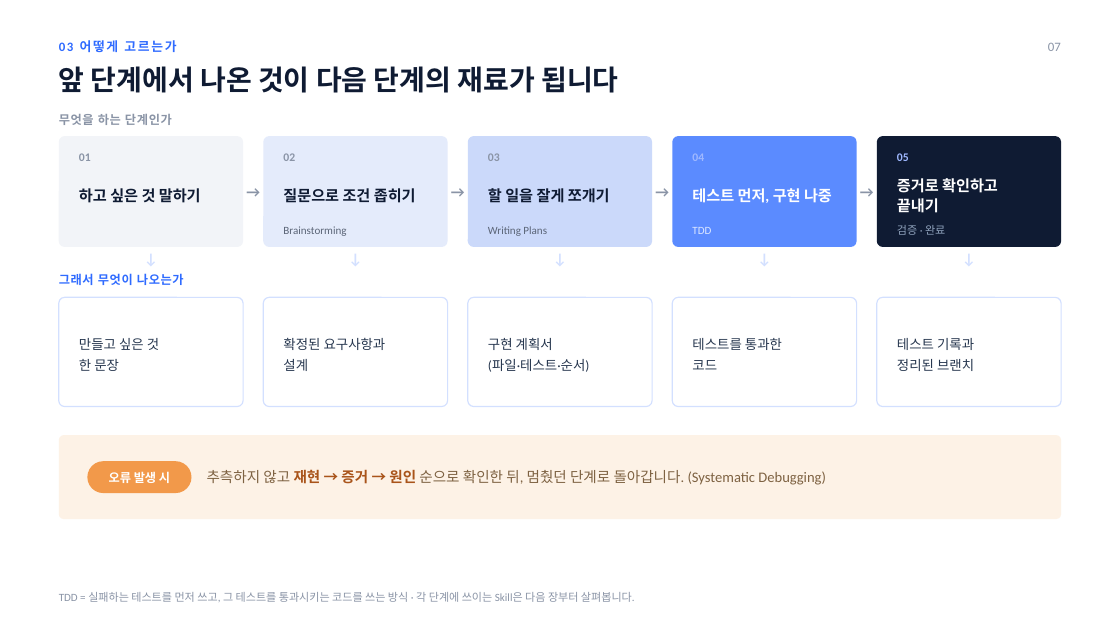
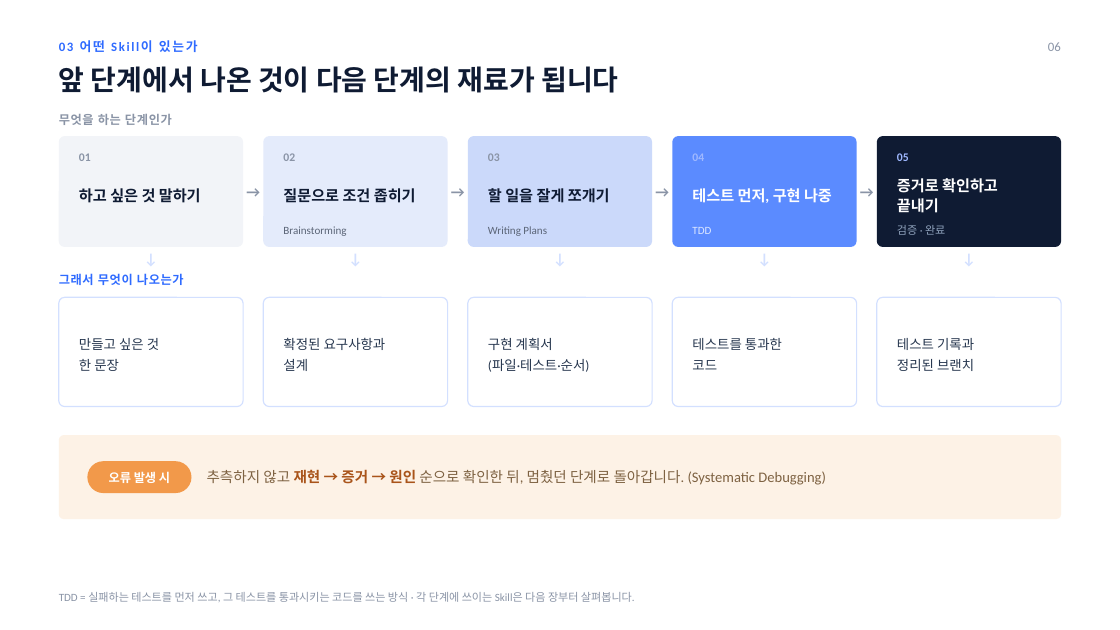
Before and after one commit to jmkm0520-glitch/Study, a slide deck: slide 6 of presentation/Superpowers_Codex_10min.pptx (slide 7 before the commit). Drawn at 1120x630 pixels with LibreOffice and Linux fonts; fonts in the diff are those of the drawing. Boxes give left, top, right and bottom in pixels: in the first picture for what was removed or moved away, otherwise in the second. Text is boxed around its words. In the diff, an @@ line names an element or a change of style, - is before the commit and + after.

```diff
--- a/presentation/Superpowers_Codex_10min.pptx
+++ b/presentation/Superpowers_Codex_10min.pptx
@@ text at bbox=[59, 40, 198, 52]: text changed @@
-03 어떻게 고르는가
+03 어떤 Skill이 있는가
@@ text at bbox=[1048, 42, 1061, 51]: text changed @@
-07
+06
```
Also in this commit, not shown: 6 other slides changed, 2 other files.
